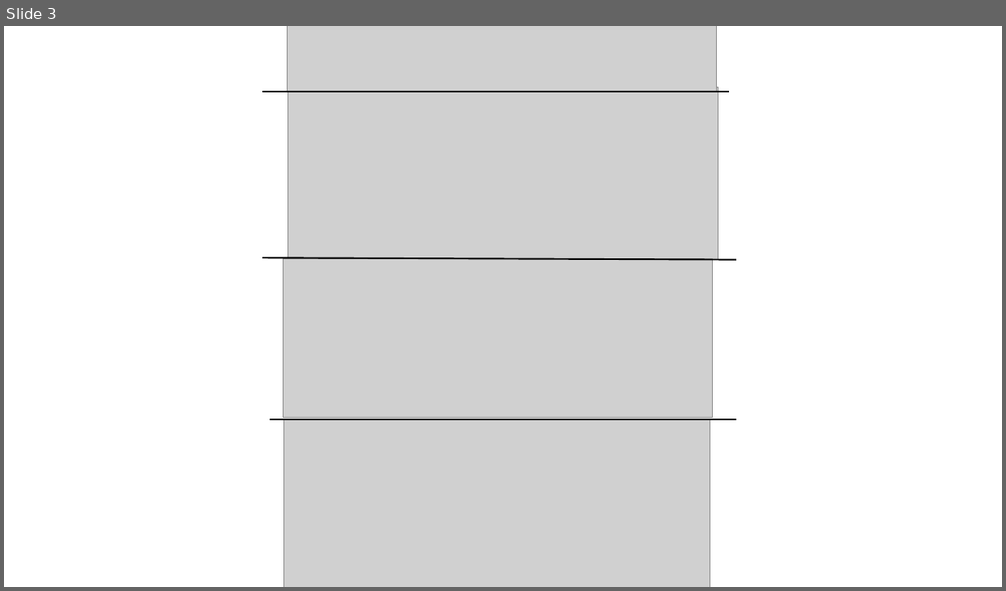
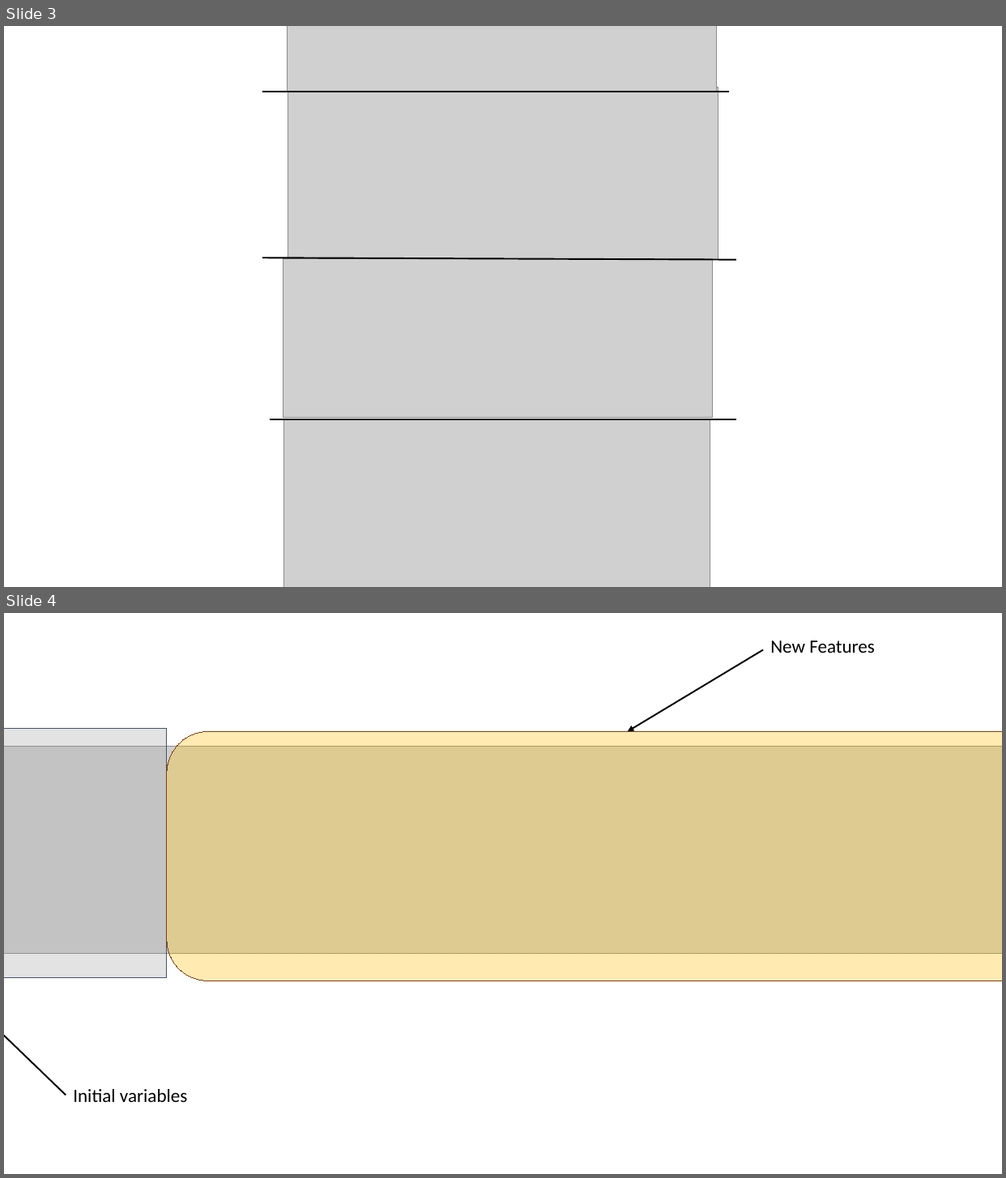
Before and after one commit to sastutorials/sastutorials.github.io, a slide deck: screenshots/imgs.pptx. Shown one above the other, each under a label of ours: slide 3 before the commit, slides 3 and 4 after it. The pictures are 1006x591 and 1006x1178 pixels, drawn with LibreOffice and Linux fonts; fonts in the diff are those of the drawing; grey boxes stand for pictures. Boxes give left, top, right and bottom in pixels: in the first picture for what was removed or moved away, otherwise in the second. Text is boxed around its words. In the diff, an @@ line names an element or a change of style, - is before the commit and + after.

Commit message:
upd img +  new sect features

```diff
--- a/screenshots/imgs.pptx
+++ b/screenshots/imgs.pptx
@@ slide 4 added at (x1=4, y1=613, x2=1002, y2=1174), background #FFFFFF @@
@@ arrow added from (763, 649) to (628, 731), #000000 1.5 pt @@
@@ text added at (x1=770, y1=641, x2=875, y2=653), 18 pt, text #000000 @@
+New Features
@@ rectangle added at (x1=4, y1=728, x2=167, y2=977), fill #A5A5A5 at 30% opacity, outline #44546A 0.75 pt @@
@@ rounded rectangle added at (x1=167, y1=731, x2=1002, y2=981), fill #FFC000 at 30% opacity, outline #843C0B 0.75 pt @@
@@ picture added at (x1=4, y1=747, x2=1002, y2=954) @@
@@ arrow added from (66, 1095) to (4, 978), #000000 1.5 pt @@
@@ text added at (x1=73, y1=1089, x2=187, y2=1102), 18 pt, text #000000 @@
+Initial variables
```
Also in this commit, not shown: 6 other files.
